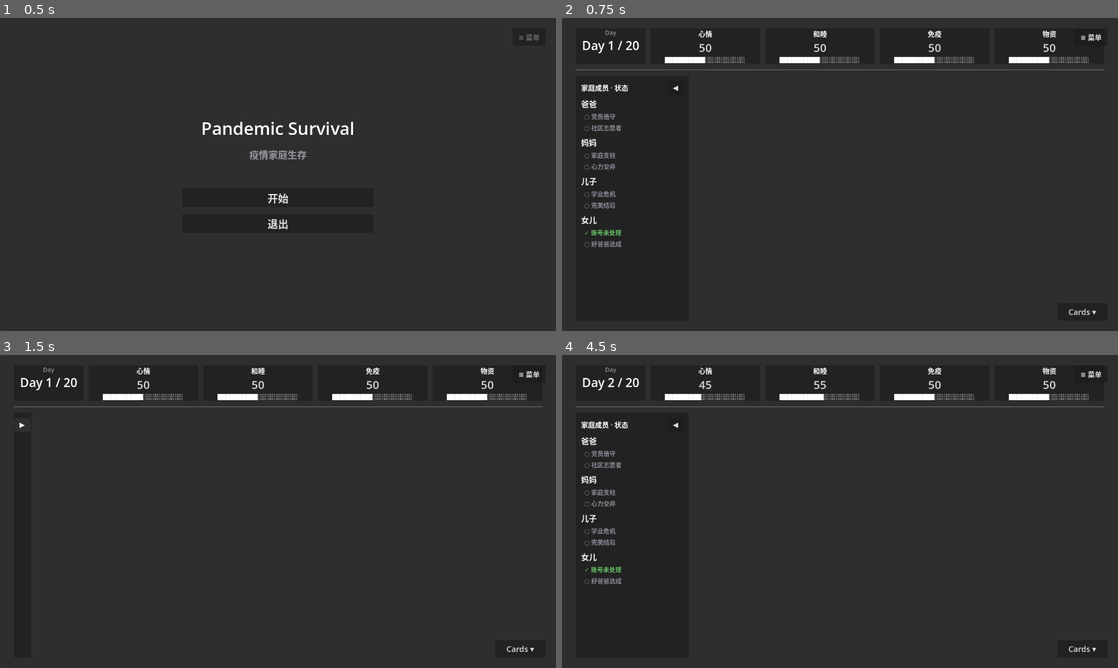
Above: before the commit, frames 1-4 (two rows, left to right).
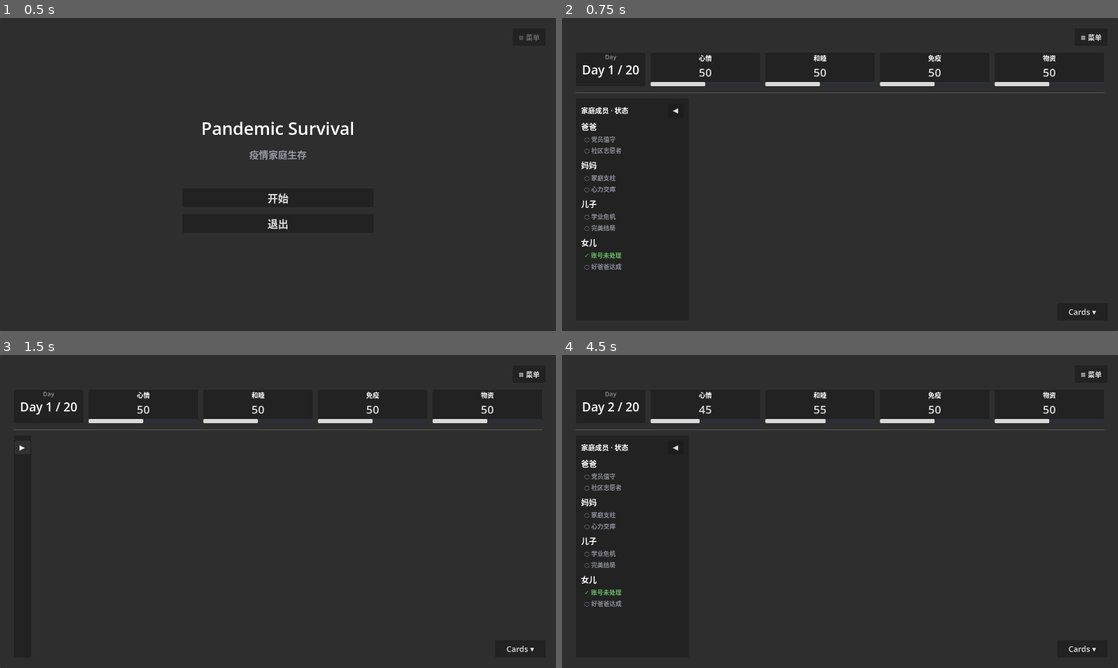
Above: after the commit, the same moments.

Repository: edudong999/GGJ
Game: Godot game, scene res://scenes/Main.tscn
The game is run twice, just before and just after one commit, with the same random seed, the same clock (stepped at 60 frames per second) and the same inputs.
Inputs:
- Up to frame 1 (0.5 s): no input
- Up to frame 2 (0.75 s): click "开始" at 0.5 s
- Up to frame 3 (1.5 s): click "◀" at 1.25 s
- Up to frame 4 (4.5 s): click "▶" at 2 s; click "Cards ▾" at 2.75 s; click "1. 或许我可以修复一下亲子关系" at 3.5 s; click "继续 →" at 4.25 s

Frame 1 is identical in both runs. In frame 2, 4.1% of the frame differs, in the area x 2-98%, y 4-81%; in frame 3, 2.6%; in frame 4, 4.1%.

Commit message:
Use ProgressBar for attribute bars; add top margin to clear menu button
Replaced block-character bar (█/░) with a real ProgressBar so the fill
actually matches the value — block chars don't all render in the default
font, which made the bar look disconnected from the number. Fill color is
now driven by the same _attr_color() as the value text, so the two read
as one unit.

MainScene top margin raised to 80px so the Day/attribute row no longer
sits underneath the top-right menu button.

Co-Authored-By: Claude Opus 4.7 <noreply@anthropic.com>

Diff:
--- a/scenes/Main.tscn
+++ b/scenes/Main.tscn
@@ -27,7 +27,7 @@
 grow_horizontal = 2
 grow_vertical = 2
 theme_override_constants/margin_left = 32
-theme_override_constants/margin_top = 24
+theme_override_constants/margin_top = 80
 theme_override_constants/margin_right = 32
 theme_override_constants/margin_bottom = 24
 
--- a/scripts/Main.gd
+++ b/scripts/Main.gd
@@ -200,31 +200,49 @@
 		var box := PanelContainer.new()
 		box.size_flags_horizontal = Control.SIZE_EXPAND_FILL
 		var vbox := VBoxContainer.new()
-		vbox.add_theme_constant_override("separation", 2)
+		vbox.add_theme_constant_override("separation", 4)
 		box.add_child(vbox)
 
 		var name_label := Label.new()
 		name_label.text = GameState.get_attribute_label(key)
 		name_label.horizontal_alignment = HORIZONTAL_ALIGNMENT_CENTER
-		name_label.add_theme_font_size_override("font_size", 16)
+		name_label.add_theme_font_size_override("font_size", 15)
 		vbox.add_child(name_label)
 
 		var value: int = GameState[key]
+		var color: Color = _attr_color(value)
+
 		var value_label := Label.new()
 		value_label.text = "%d" % value
 		value_label.horizontal_alignment = HORIZONTAL_ALIGNMENT_CENTER
 		value_label.add_theme_font_size_override("font_size", 26)
-		value_label.add_theme_color_override("font_color", _attr_color(value))
+		value_label.add_theme_color_override("font_color", color)
 		vbox.add_child(value_label)
 
-		var filled_count: int = value / 5
-		var empty_count: int = (100 - value) / 5
-		var bar_label := Label.new()
-		bar_label.text = "█".repeat(filled_count) + "░".repeat(empty_count)
-		bar_label.horizontal_alignment = HORIZONTAL_ALIGNMENT_CENTER
-		bar_label.add_theme_font_size_override("font_size", 12)
-		vbox.add_child(bar_label)
-
+		var bar := ProgressBar.new()
+		bar.min_value = 0
+		bar.max_value = 100
+		bar.value = value
+		bar.show_percentage = false
+		bar.custom_minimum_size = Vector2(0, 10)
+
+		var bg_style := StyleBoxFlat.new()
+		bg_style.bg_color = Color(0.18, 0.18, 0.22)
+		bg_style.corner_radius_top_left = 3
+		bg_style.corner_radius_top_right = 3
+		bg_style.corner_radius_bottom_left = 3
+		bg_style.corner_radius_bottom_right = 3
+		bar.add_theme_stylebox_override("background", bg_style)
+
+		var fill_style := StyleBoxFlat.new()
+		fill_style.bg_color = color
+		fill_style.corner_radius_top_left = 3
+		fill_style.corner_radius_top_right = 3
+		fill_style.corner_radius_bottom_left = 3
+		fill_style.corner_radius_bottom_right = 3
+		bar.add_theme_stylebox_override("fill", fill_style)
+
+		vbox.add_child(bar)
 		attr_row.add_child(box)
 
 
